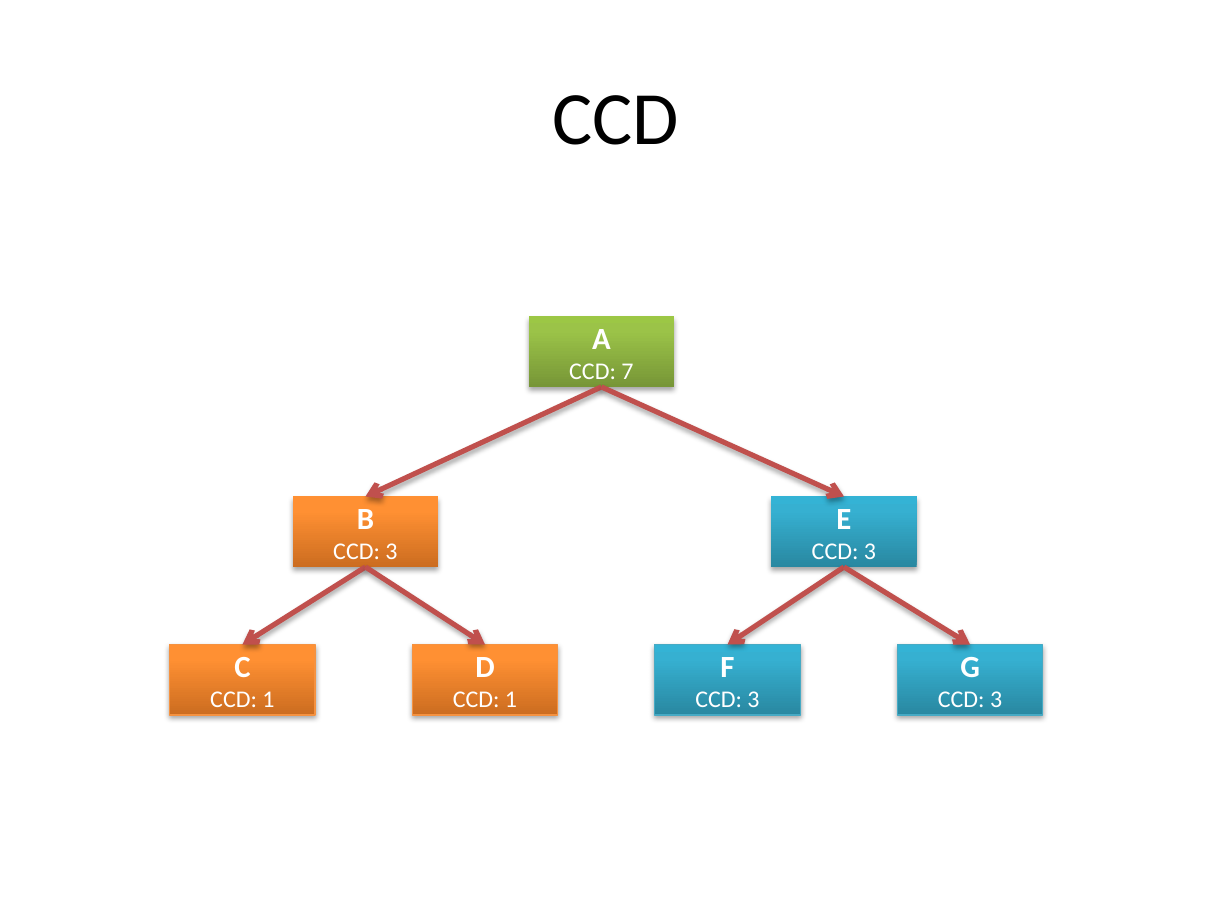
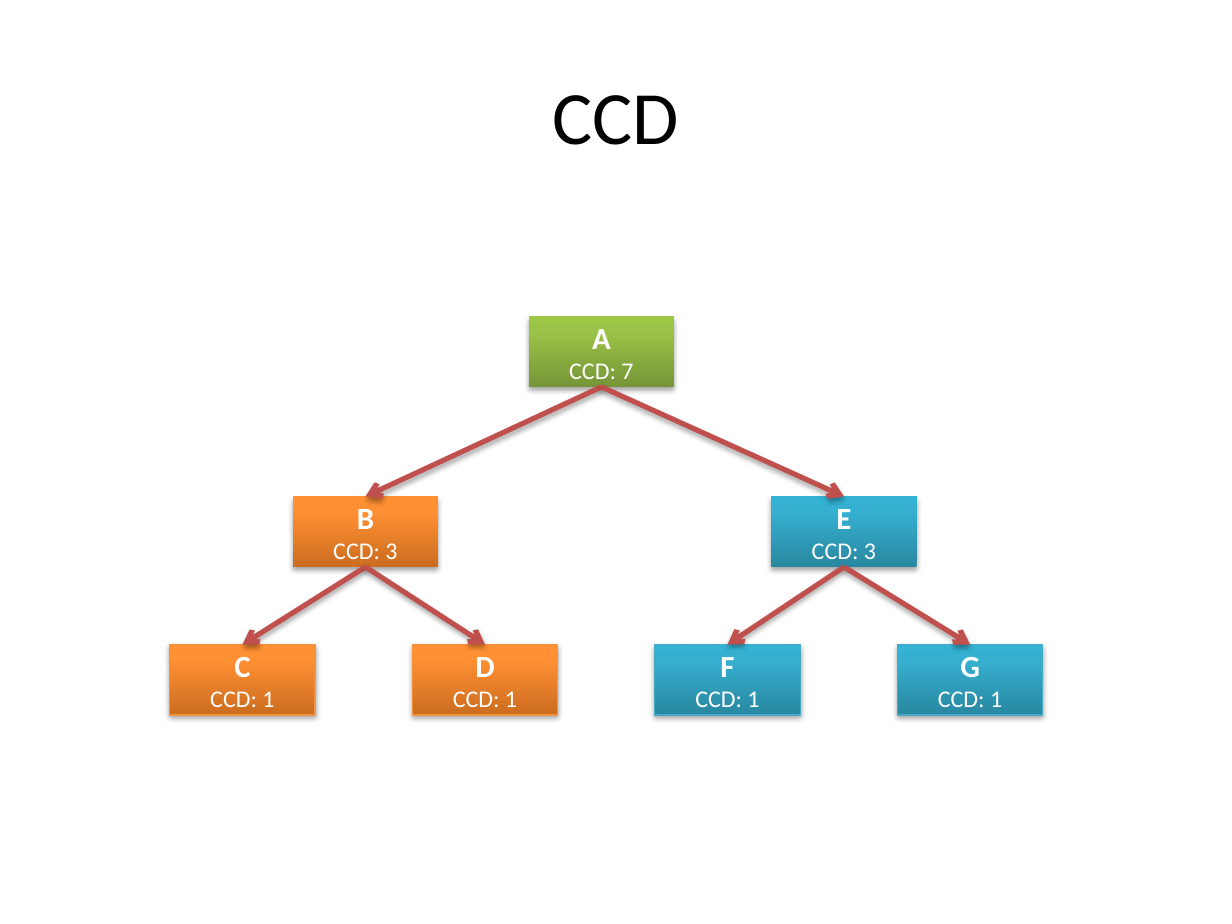
Before and after one commit to halllo/MTSS12, a slide deck: slide 1 of text/images/illustrations.pptx. Drawn at 1232x924 pixels with LibreOffice and Linux fonts; fonts in the diff are those of the drawing. Boxes give left, top, right and bottom in pixels: in the first picture for what was removed or moved away, otherwise in the second. Text is boxed around its words. In the diff, an @@ line names an element or a change of style, - is before the commit and + after.

```diff
--- a/text/images/illustrations.pptx
+++ b/text/images/illustrations.pptx
@@ text in rectangle at (x1=695, y1=691, x2=759, y2=707): text changed @@
-CCD: 3
+CCD: 1
@@ text in rectangle at (x1=938, y1=691, x2=1002, y2=707): text changed @@
-CCD: 3
+CCD: 1
```
Also in this commit, not shown: 14 other files.
